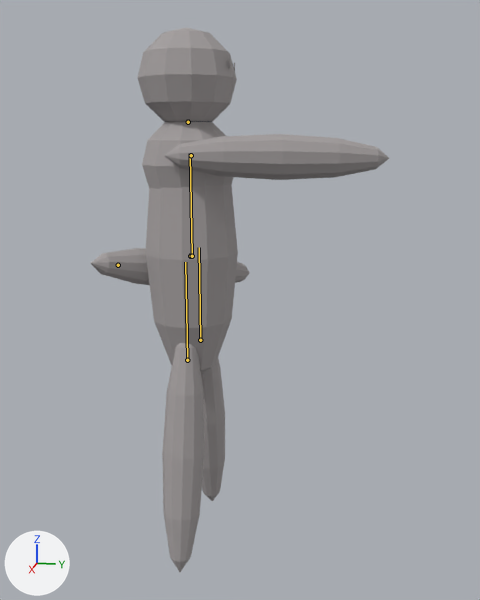
What one commit did to the glTF model Models/Player/character.gltf.
Before and after are seen from a camera (50 mm lens) standing at (3.52, 0.97, 2.27) and looking at (-0.08, 0.25, 1.37). The axes (+X, +Y, +Z) are drawn at lower left. The lights are the same throughout. The older version comes first. Both versions are drawn at frame 2 of the action 'combo2'; the numbers are the values there. The bones that bend it are drawn over the model as lines.
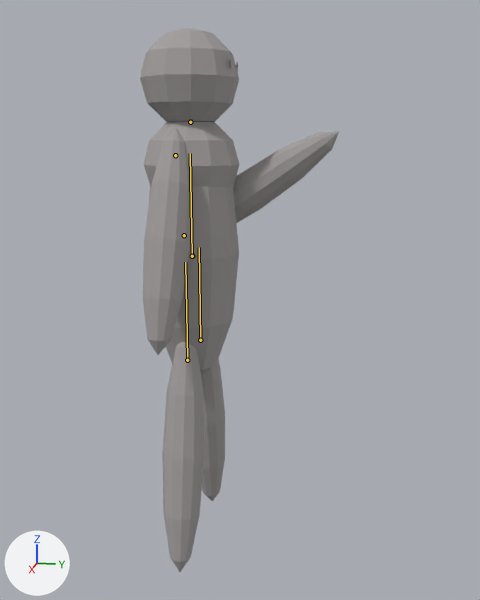
Location of each change, (x1, y1, x2, y2) in pixels of the pictures (480 x 600 px):
'Mesh_0', posed (33% narrower)
    before: (91, 27, 389, 572)
    after: (140, 28, 339, 572)
bone 'head', root to tip
    before: (188, 122) to (188, 119)
    after: (190, 122) to (190, 119)
bone 'leftArm', root to tip
    before: (118, 265) to (116, 265)
    after: (184, 235) to (182, 236)
bone 'rightArm', root to tip
    before: (191, 155) to (188, 155)
    after: (175, 155) to (175, 153)

What the commit changed:
Bone 'upperBody-col' (bone_upperbody_col) turns from (0, 50, 0) to (0, -7, 0) degrees about its own x, y and z.
Bone 'head' (bone_head) turns from (0, -45, 0) to (0, 8, 0) degrees about its own x, y and z.
Bone 'leftArm' (bone_leftarm) moves from (0.053, -0.553, 0.375) to (0.042, -0.437, 0.115).
Bone 'leftArm' (bone_leftarm) turns from (80, -10, 5) to (124, -11, -11) degrees about its own x, y and z.
Bone 'rightArm' (bone_rightarm) moves from (0.0, 0.0, 0.125) to (0.0, 0.0, 0.0).
Bone 'rightArm' (bone_rightarm) turns from (89, -17, 0) to (0, 0, 0) degrees about its own x, y and z.
